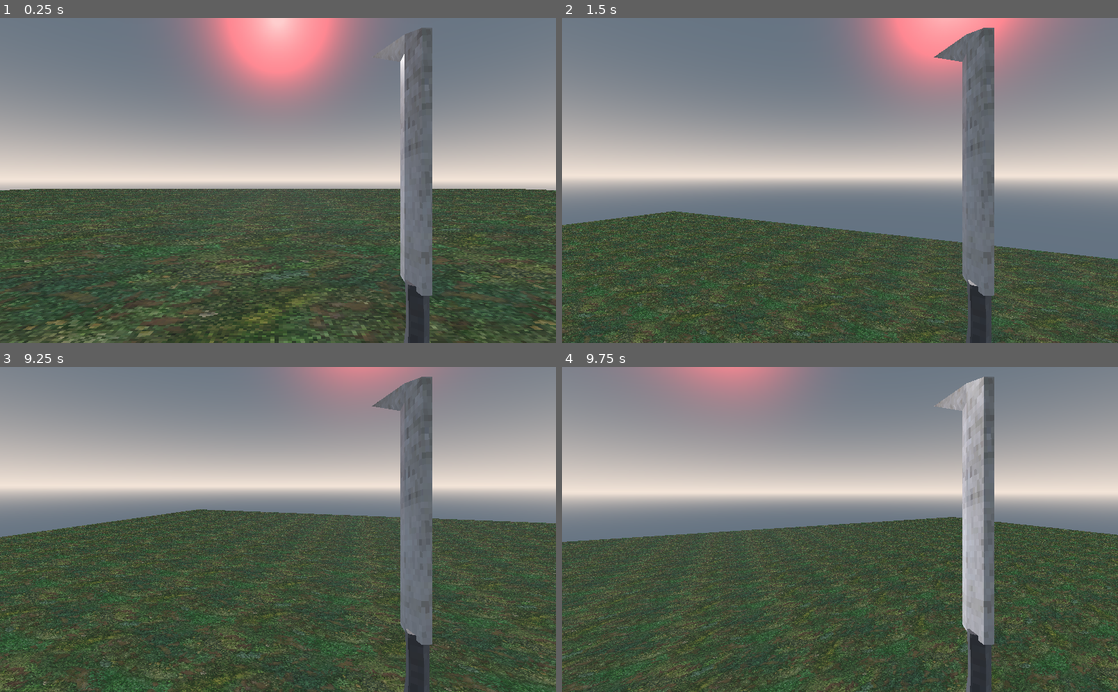
Above: before the commit, frames 1-4 (two rows, left to right).
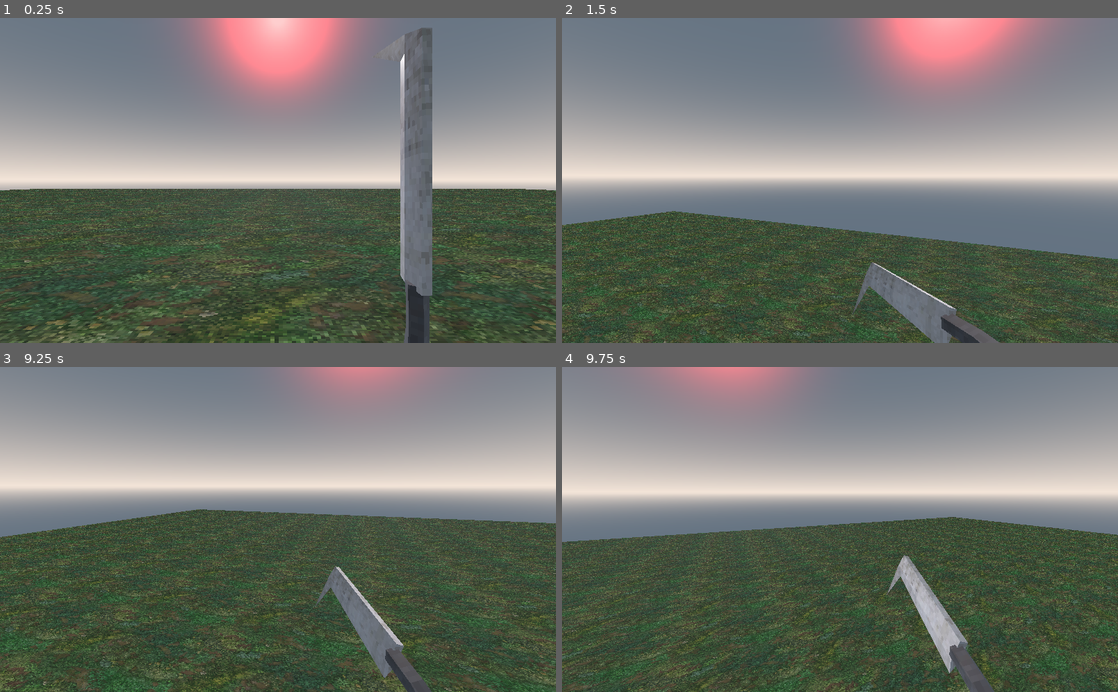
Above: after the commit, the same moments.

Repository: steventuckness/FPS-Course
Game: Godot game, scene res://World.tscn
Two runs of this game, one before a commit and one after it. Both use one fixed random seed, a clock stepped at 60 frames per second and the inputs below.
Inputs (mouse positions are in pixels of both pictures, inside the frame that each line leads up to):
- Up to frame 1 (0.25 s): no input
- Up to frame 2 (1.5 s): tap Enter at 0.5 s; move the mouse to (867, 180) at 0.52 s; press the mouse at (867, 180) at 0.53 s; hold W (move_forwards) from 0.53 s (still down); tap Space (jump) at 0.77 s; move the mouse to (812, 180) at 1.27 s; release the mouse at (812, 180) at 1.28 s; click (812, 180) at 1.35 s
- Up to frame 3 (9.25 s): tap Space (jump) at 1.52, 3.02, 3.77, 4.52, 6.02, 6.77, 7.52, 9.02 s; move the mouse to (289, 523) at 2.02 s; press the mouse at (289, 523) at 2.03 s; tap 1 at 2.1 s; move the mouse to (272, 536) at 2.77 s; release the mouse at (272, 536) at 2.78 s; tap 2 at 2.85 s; click (272, 536) at 3.05 s; move the mouse to (316, 532) at 3.52 s; press the mouse at (316, 532) at 3.53 s; tap 3 at 3.6 s; tap R (restart) at 4.25, 8.75 s; move the mouse to (233, 526) at 4.27 s; release the mouse at (233, 526) at 4.28 s; tap 4 at 4.35 s; click (233, 526) at 4.55 s; move the mouse to (283, 529) at 5.02 s; press the mouse at (283, 529) at 5.03 s; tap 5 at 5.1 s; move the mouse to (255, 523) at 5.77 s; release W (move_forwards) at 5.78 s; release the mouse at (255, 523) at 5.78 s; hold D (move_right) 5.78-6.53 s; tap 6 at 5.85 s; click (255, 523) at 6.05 s; move the mouse to (305, 529) at 6.52 s; press the mouse at (305, 529) at 6.53 s; hold W (move_forwards) 6.53-8.78 s; tap 7 at 6.6 s; move the mouse to (250, 529) at 7.27 s; release the mouse at (250, 529) at 7.28 s; tap 8 at 7.35 s; click (250, 529) at 7.55 s; move the mouse to (289, 523) at 8.02 s; press the mouse at (289, 523) at 8.03 s; tap 9 at 8.1 s; move the mouse to (272, 536) at 8.77 s; release the mouse at (272, 536) at 8.78 s; hold A (move_left) from 8.78 s (still down); tap 0 at 8.85 s; click (272, 536) at 9.05 s
- Up to frame 4 (9.75 s): move the mouse to (878, 532) at 9.52 s; release A (move_left) at 9.53 s; press the mouse at (878, 532) at 9.53 s; hold W (move_forwards) from 9.53 s (still down)

The runs differ from the first frame. In frame 2, 6.4% of the frame differs, in the area x 52-79%, y 2-100%; in frame 3, 6.8%, in the area x 56-78%, y 2-100%; in frame 4, 6.4%.

Commit message:
Section 3: Making the Machete

Diff:
--- a/characters/player/Player.gd
+++ b/characters/player/Player.gd
@@ -70,7 +70,7 @@
 			weapon_manager.switch_to_last_weapon()
 
 func hurt(damage, dir):
-	print("hurt")
+	print("hit")
 	health_manager.hurt(damage, dir)
 
 func heal(amount):
--- a/characters/player/Player.tscn
+++ b/characters/player/Player.tscn
@@ -13,6 +13,7 @@
 [ext_resource path="res://effects/MuzzleFlash.gd" type="Script" id=11]
 [ext_resource path="res://effects/raw_assets/muzzleflash1.glb" type="PackedScene" id=12]
 [ext_resource path="res://effects/raw_assets/muzzleflash3.glb" type="PackedScene" id=13]
+[ext_resource path="res://weapons/DamageArea.tscn" type="PackedScene" id=14]
 
 [sub_resource type="CapsuleShape" id=1]
 radius = 0.5
@@ -48,7 +49,6 @@
 [sub_resource type="Animation" id=3]
 resource_name = "attack"
 length = 0.3
-loop = true
 step = 0.05
 tracks/0/type = "value"
 tracks/0/path = NodePath("Graphics:translation")
@@ -217,10 +217,13 @@
 
 [node name="Machete" type="Spatial" parent="Camera/WeaponManager/Weapons"]
 transform = Transform( 1, 0, 0, 0, 1, 0, 0, 0, 1, 0.0941158, -0.00536799, 0.326388 )
-visible = false
+script = ExtResource( 10 )
+damage = 10
+ammo = -1
+attack_rate = 0.4
 
 [node name="Graphics" type="Spatial" parent="Camera/WeaponManager/Weapons/Machete"]
-transform = Transform( 1, 0, 0, 0, 0.999999, 0, 0, 0, 1, 0, 0, 0 )
+transform = Transform( 0.999951, 0.00213216, 0.00971704, 0, 0.976761, -0.214326, -0.00994821, 0.214315, 0.976714, 0, 0, -0.0241483 )
 
 [node name="machete" parent="Camera/WeaponManager/Weapons/Machete/Graphics" instance=ExtResource( 6 )]
 transform = Transform( 0.1, 0, 0, 0, 0.1, 0, 0, 0, 0.1, 0, 0, 0 )
@@ -229,6 +232,12 @@
 autoplay = "Idle"
 anims/Idle = SubResource( 2 )
 anims/attack = SubResource( 3 )
+
+[node name="BulletEmitters" type="Spatial" parent="Camera/WeaponManager/Weapons/Machete"]
+transform = Transform( 1, 0, 0, 0, 1, 0, 0, 0, 1, 0, 0, 0.29031 )
+
+[node name="DamageArea" parent="Camera/WeaponManager/Weapons/Machete/BulletEmitters" instance=ExtResource( 14 )]
+transform = Transform( 1, 0, 0, 0, 1, 0, 0, 0, 1, 0, 0.0678976, -0.605238 )
 
 [node name="MachineGun" type="Spatial" parent="Camera/WeaponManager/Weapons"]
 transform = Transform( 1, 0, 0, 0, 1, 0, 0, 0, 1, 0.0903462, 0.0104079, 0.298873 )
@@ -266,6 +275,7 @@
 
 [node name="Shotgun" type="Spatial" parent="Camera/WeaponManager/Weapons"]
 transform = Transform( 1, 0, 0, 0, 1, 0, 0, 0, 1, 0.0922061, 0, 0.318275 )
+visible = false
 script = ExtResource( 10 )
 attack_rate = 0.8
 
--- /dev/null
+++ b/weapons/DamageArea.gd
@@ -0,0 +1,16 @@
+extends Area
+
+var bodies_to_exclude = []
+
+var damage = 1
+
+func set_damage(_damage: int):
+	damage = _damage
+
+func set_bodies_to_exclude(_bodies_to_exclude: Array):
+	bodies_to_exclude = _bodies_to_exclude
+
+func fire():
+	for body in get_overlapping_bodies():
+		if body.has_method("hurt") and !body in bodies_to_exclude:
+			body.hurt(damage, global_transform.origin.direction_to(body.global_transform.origin))
--- /dev/null
+++ b/weapons/DamageArea.tscn
@@ -0,0 +1,15 @@
+[gd_scene load_steps=3 format=2]
+
+[ext_resource path="res://weapons/DamageArea.gd" type="Script" id=1]
+
+[sub_resource type="BoxShape" id=7]
+
+[node name="DamageArea" type="Area"]
+transform = Transform( 1, 0, 0, 0, 1, 0, 0, 0, 1, 0, 2.0609, -0.73014 )
+collision_layer = 0
+collision_mask = 2
+script = ExtResource( 1 )
+
+[node name="CollisionShape" type="CollisionShape" parent="."]
+transform = Transform( 0.5, 0, 0, 0, 0.5, 0, 0, 0, 0.5, 0, 0, -0.24442 )
+shape = SubResource( 7 )
Not shown: 1 places in characters/player/Player.tscn that only renumber resources
